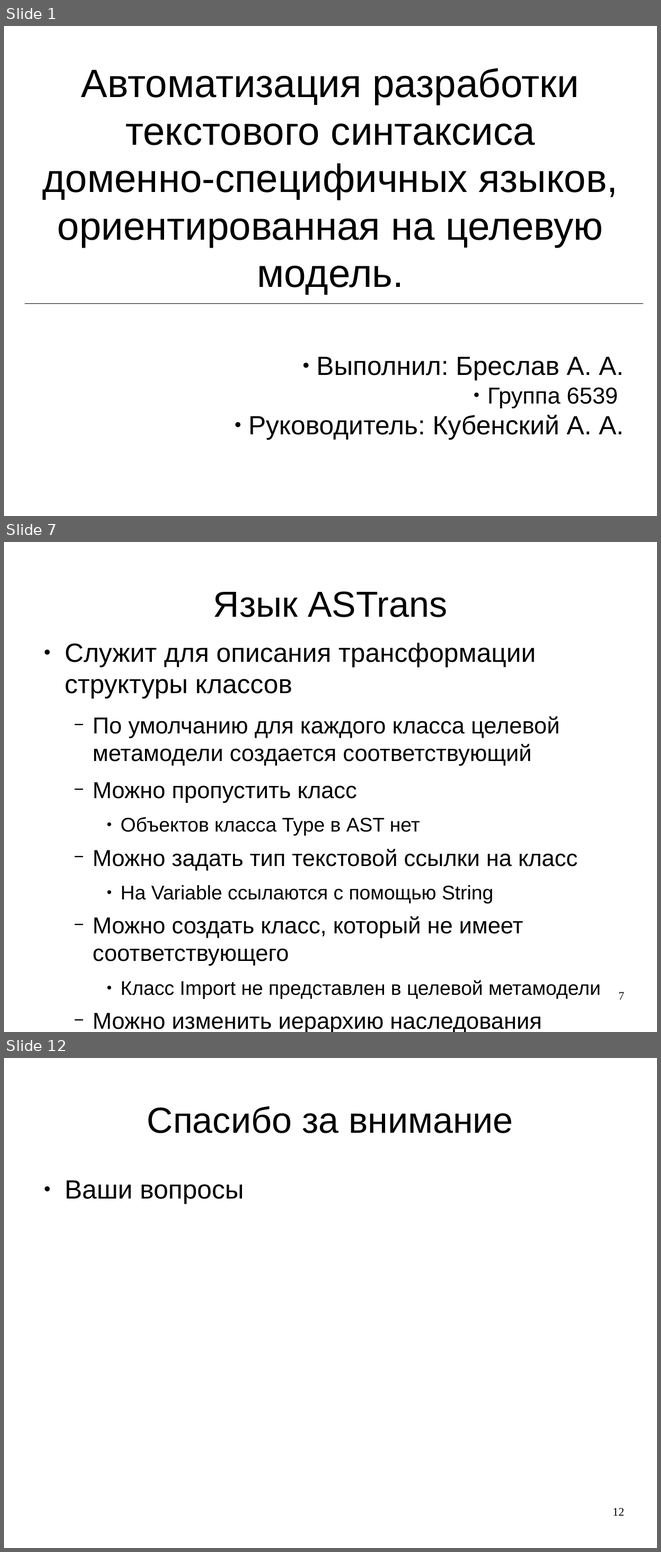
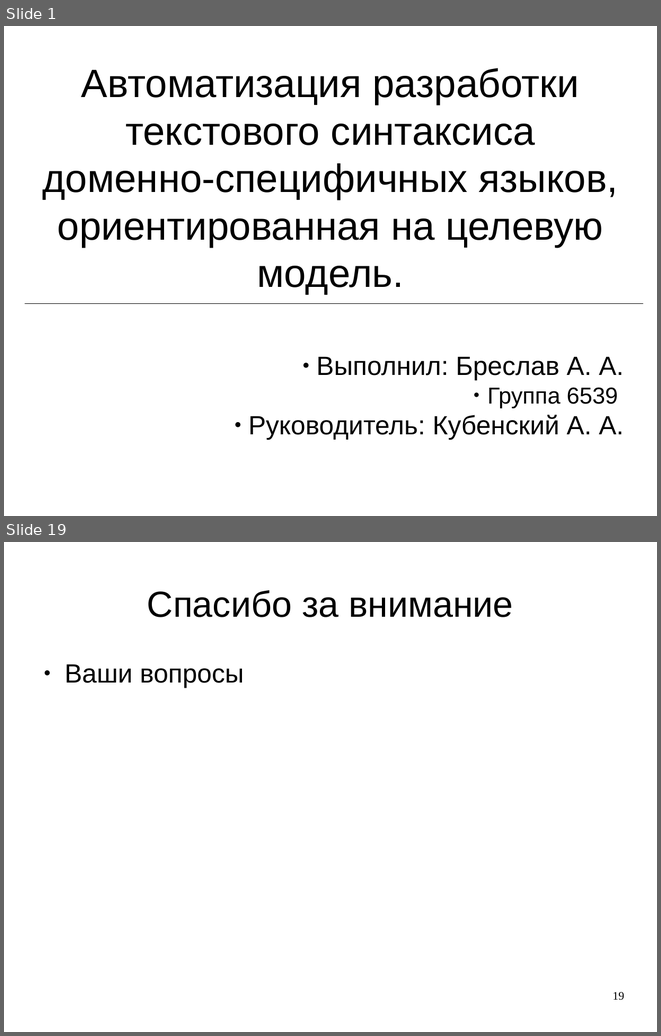
Before and after one commit to abreslav-from-google-code/abreslav, a slide deck: astrans/thesis.rus/Презентация.odp. Shown one above the other, each under a label of ours: slides 1, 7 and 12 before the commit, slides 1 and 19 after it; the slides between them are not shown. The pictures are 661x1552 and 661x1036 pixels, drawn with LibreOffice and Linux fonts; fonts in the diff are those of the drawing. Boxes give left, top, right and bottom in pixels: in the first picture for what was removed or moved away, otherwise in the second. Text is boxed around its words. In the diff, an @@ line names an element or a change of style, - is before the commit and + after.

```diff
--- a/astrans/thesis.rus/Презентация.odp
+++ b/astrans/thesis.rus/Презентация.odp
@@ slide 7 removed at (4, 542, 657, 1032), background #FFFFFF @@
@@ title removed at (213, 591, 447, 617) @@
-Язык ASTrans
@@ text removed at (64, 643, 601, 1032) @@
-● Служит для описания трансформации структуры классов
-  − По умолчанию для каждого класса целевой метамодели создается соответствующий
-  − Можно пропустить класс
-    ● Объектов класса Type в AST нет
-  − Можно задать тип текстовой ссылки на класс
-    ● На Variable ссылаются с помощью String
-  − Можно создать класс, который не имеет соответствующего
-    ● Класс Import не представлен в целевой метамодели
-  − Можно изменить иерархию наследования
@@ page number removed at (618, 991, 624, 999) @@
-7
@@ what was slide 12 is now slide 19 @@
@@ page number at (612, 991, 624, 1000): text changed @@
-12
+19
```
Also in this commit, not shown: 7 slides changed, 10 slides added, 2 other slides removed.
